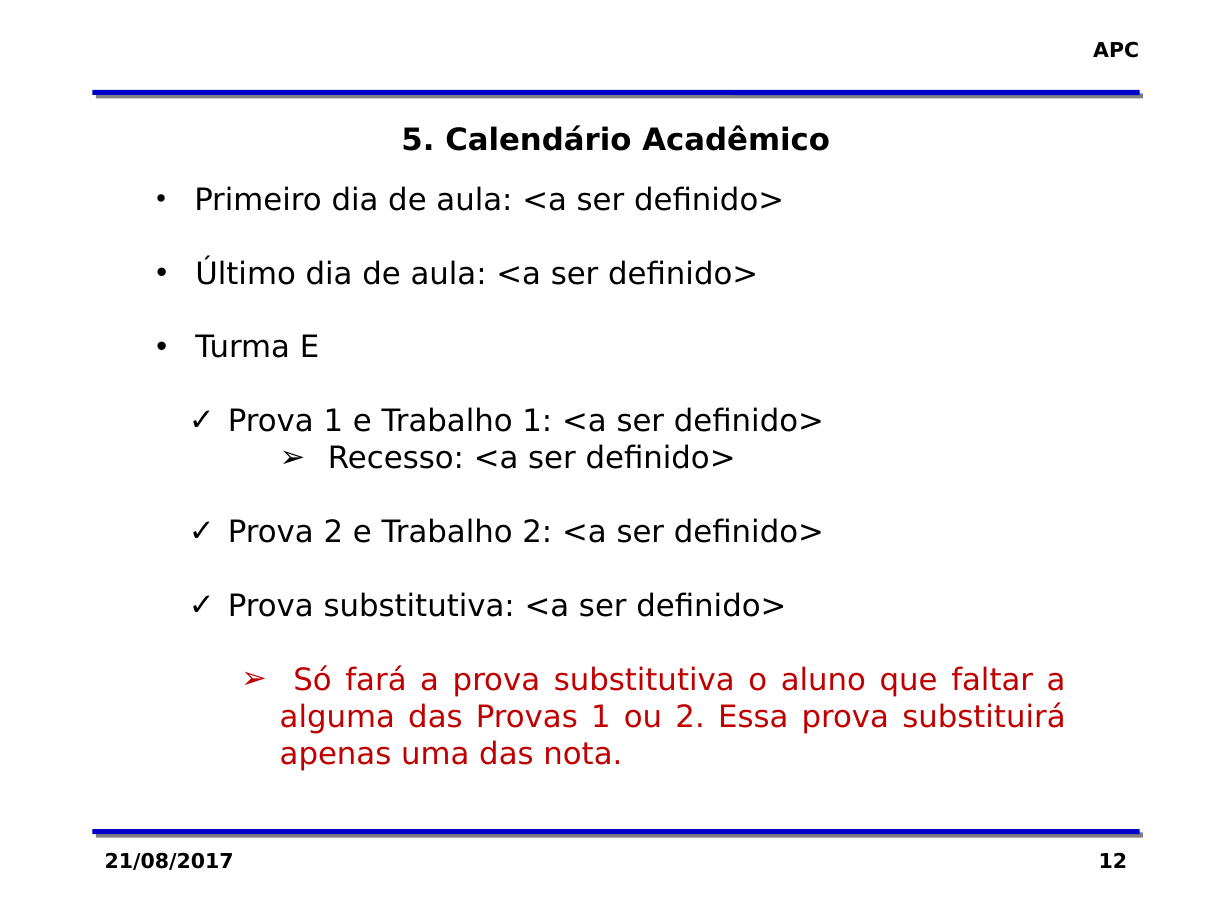
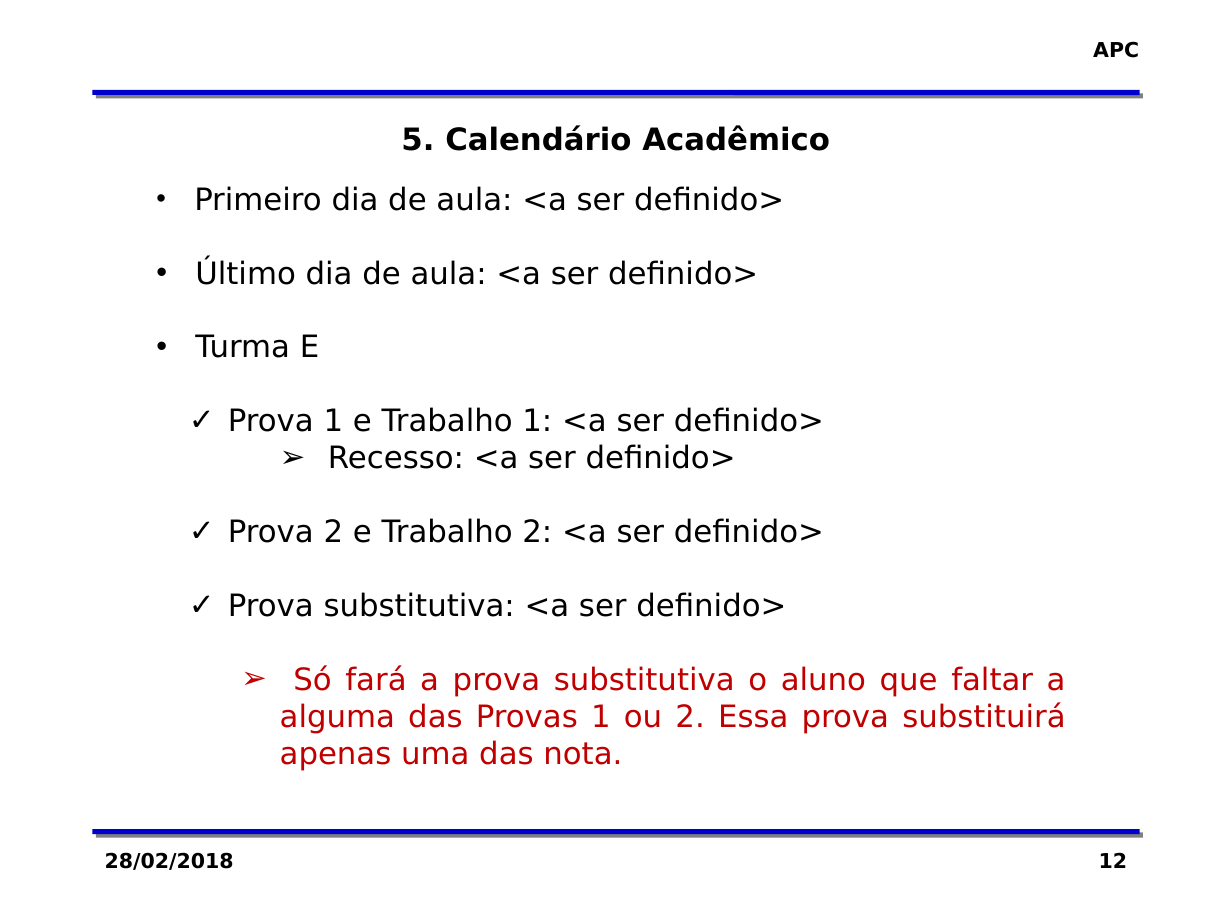
Before and after one commit to zaghetto/Algoritmos, a slide deck: slide 12 of MÓDULOS DE AULA/Módulo 00 - Apresentação da Disciplina_GERAL.pptx. Drawn at 1232x924 pixels with LibreOffice and Linux fonts; fonts in the diff are those of the drawing; background and template pictures are left out. Boxes give left, top, right and bottom in pixels: in the first picture for what was removed or moved away, otherwise in the second. Text is boxed around its words. In the diff, an @@ line names an element or a change of style, - is before the commit and + after.

```diff
--- a/MÓDULOS DE AULA/Módulo 00 - Apresentação da Disciplina_GERAL.pptx
+++ b/MÓDULOS DE AULA/Módulo 00 - Apresentação da Disciplina_GERAL.pptx
@@ text at bbox=[105, 852, 234, 870]: text changed @@
-21/08/2017
+28/02/2018
```
Also in this commit, not shown: 12 other slides changed, 4 slides removed.
